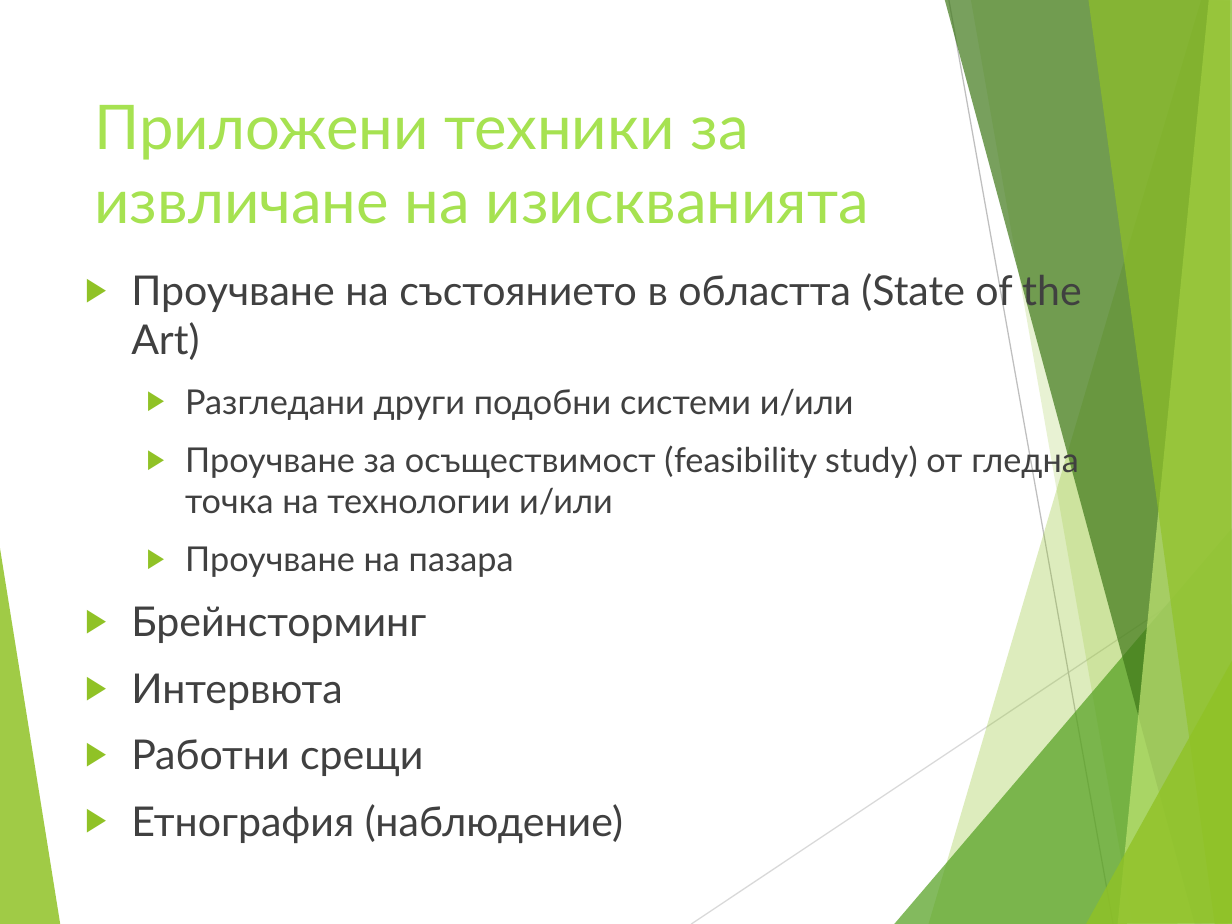
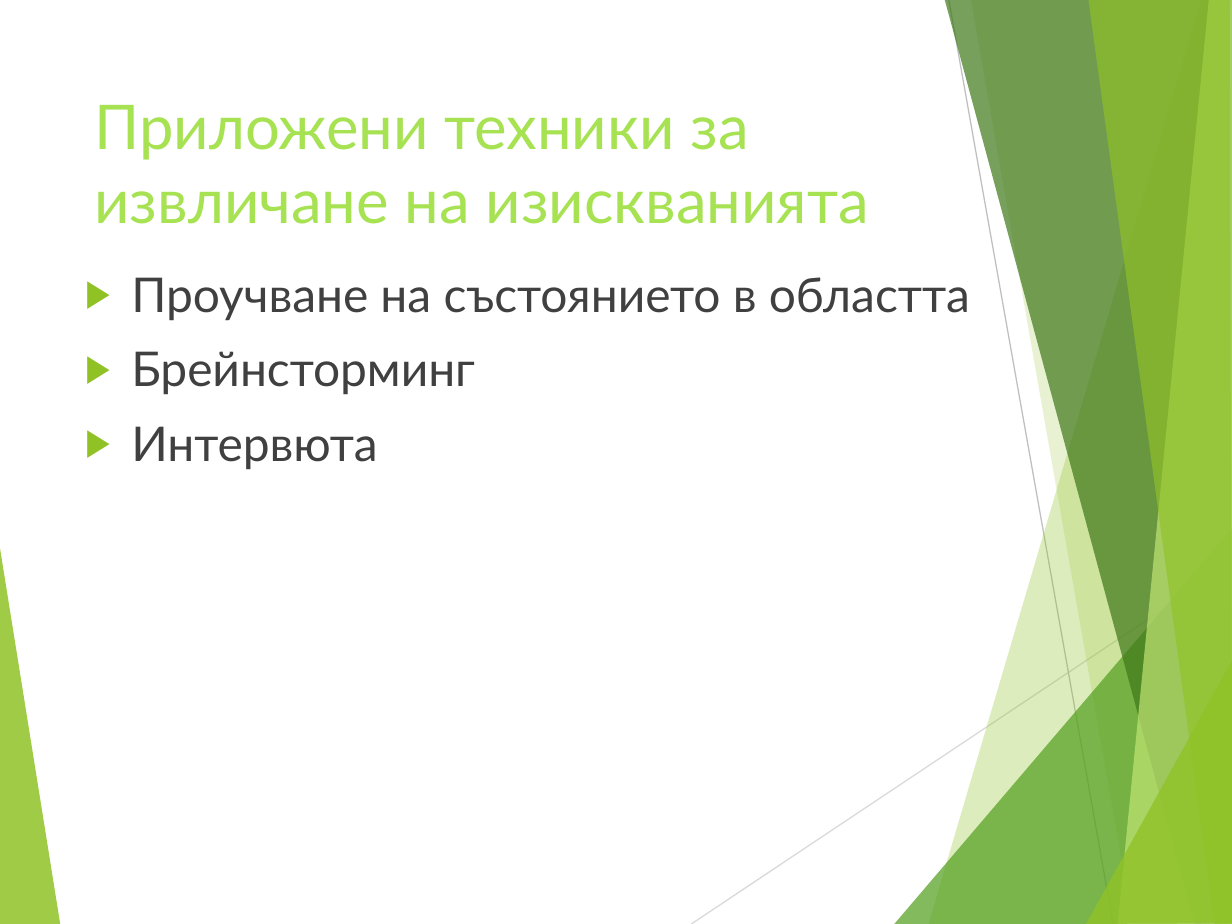
Before and after one commit to ivanchuchulski/fmi-requirements-analisys, a slide deck: slide 4 of rezervito-hw-05/Rezervito_Presentation_62121_62151_62167.pptx. Drawn at 1232x924 pixels with LibreOffice and Linux fonts; fonts in the diff are those of the drawing. Boxes give left, top, right and bottom in pixels: in the first picture for what was removed or moved away, otherwise in the second. Text is boxed around its words. In the diff, an @@ line names an element or a change of style, - is before the commit and + after.

```diff
--- a/rezervito-hw-05/Rezervito_Presentation_62121_62151_62167.pptx
+++ b/rezervito-hw-05/Rezervito_Presentation_62121_62151_62167.pptx
@@ text at (131,277,970,321): text changed; size 20 to 28 pt @@
-▶ Проучване на състоянието в областта (State of the Art)
-  ▶ Разгледани други подобни системи и/или
-  ▶ Проучване за осъществимост (feasibility study) от гледна точка на технологии и/или
-  ▶ Проучване на пазара
+▶ Проучване на състоянието в областта
@@ text at (131,351,475,470): size 24 to 28 pt in "Брейнсторминг", "Интервюта" @@
@@ text at (131,739,623,843): paragraphs removed @@
-▶ Работни срещи
-▶ Етнография (наблюдение)
```
Also in this commit, not shown: 1 other slide changed, 1 other file.
